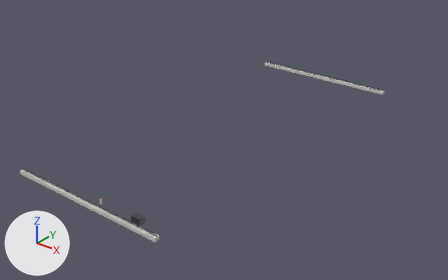
The FBX model Assets/_Project/04.Art/02.Models/Megastructure/SM_Mega_Viaduct.fbx as it was, and as the next commit left it.
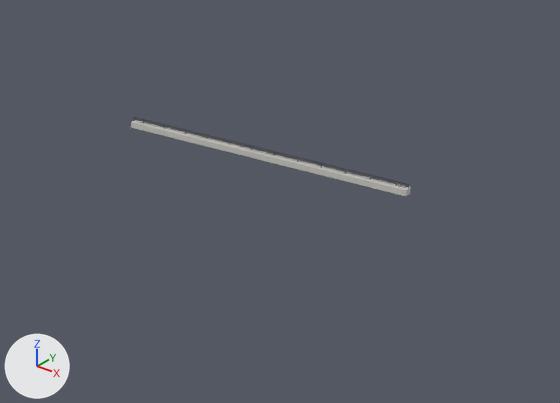
Old and new are each drawn whole from a 50 mm lens placed at (90.9, -114.8, 102.7), pointed at (-5.9, 6.2, 27.7) and again close up on the part from 47% to 100% of the width and 4% to 65% of the height. The lights are fixed; the arrows at lower left show +X, +Y and +Z. The older version's two pictures come first. Where no turn or scale is listed for an object, it has been applied to the vertices.

Names of what the first close-up shows: 'SM_Mega_Viaduct'.
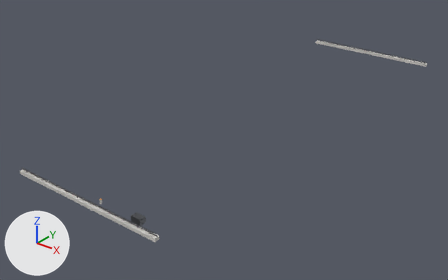
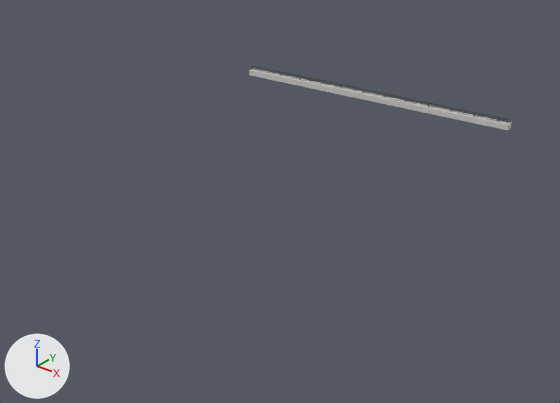
The newer file is also turned or shifted as a whole; pictures and numbers use the older file's frame.

Where the change shows, as pixel boxes (x1, y1, x2, y2) in the close-ups (560 x 403 px; the box of a moved part takes in the faces that stretch with it):
'SM_Mega_Viaduct', reshaped: before (131, 117, 411, 196); after (249, 65, 512, 130)
part 1 of me_sm_mega_viaduct, moved or reshaped: before (131, 120, 411, 196); after (249, 69, 512, 130)
part 2 of me_sm_mega_viaduct, moved or reshaped: before (133, 119, 409, 187); after (251, 67, 510, 122)
part 3 of me_sm_mega_viaduct, moved or reshaped: before (133, 117, 409, 185); after (251, 65, 511, 120)

Patch to the scene script:
```diff
--- a/Assets/_Project/04.Art/02.Models/Megastructure/SM_Mega_Viaduct.fbx.py
+++ b/Assets/_Project/04.Art/02.Models/Megastructure/SM_Mega_Viaduct.fbx.py
@@ me_sm_mega_viaduct @@
 # used by ob_sm_mega_viaduct; location = (0.0, 0.0, 0.0)
-me_sm_mega_viaduct.from_pydata(...)  # 264 vertices, 198 faces; spans x -21.0..21.0, y -48.0..48.0, z 35.2..36.6
+me_sm_mega_viaduct.from_pydata(...)  # 264 vertices, 198 faces; spans x -21.0..21.0, y -48.0..80.0, z 35.2..36.6
+# me_sm_mega_viaduct part 1: the loose piece of 8 vertices spanning x -21.0..21.0, y 46.8..48.0, z 35.2..36.0 is moved by (0.0, 32.0, 0.0)
+# me_sm_mega_viaduct part 2: the loose piece of 8 vertices spanning x -21.0..21.0, y 47.3..47.5, z 36.2..36.4 is moved by (0.0, 32.0, 0.0)
+# me_sm_mega_viaduct part 3: the loose piece of 8 vertices spanning x -21.0..21.0, y 47.3..47.5, z 36.5..36.6 is moved by (0.0, 32.0, 0.0)
+# other edits to the shape of me_sm_mega_viaduct do not show in these pictures
 me_sm_mega_viaduct.materials.append(mat_m_mega_concrete)
```
